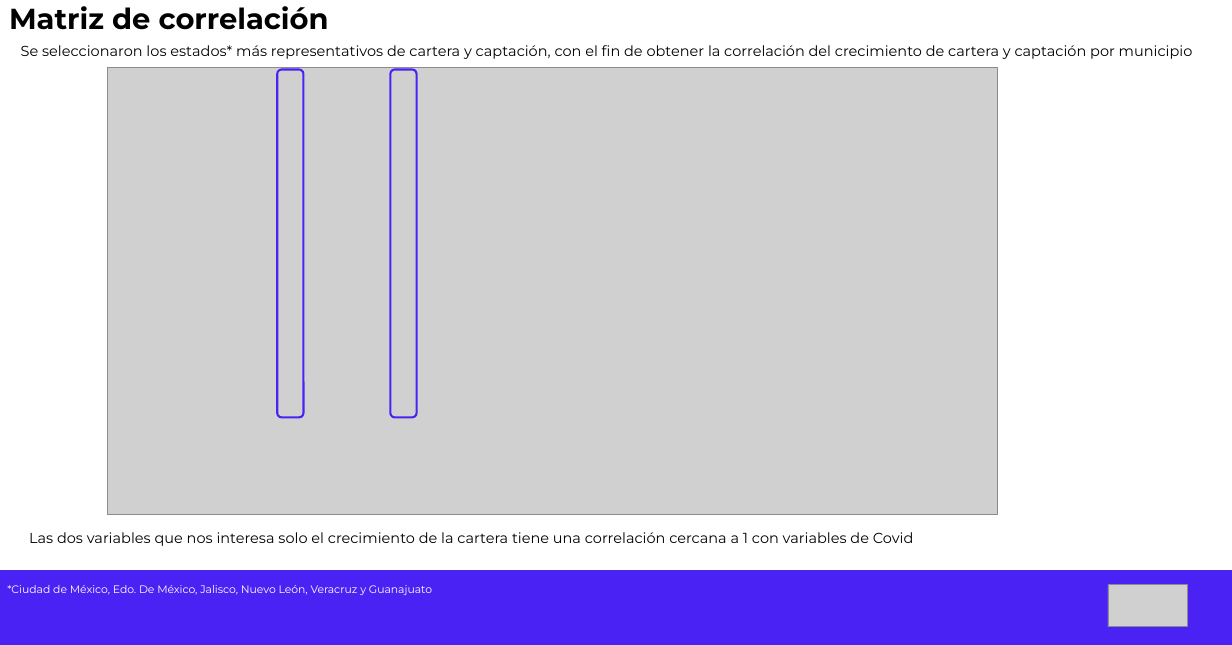
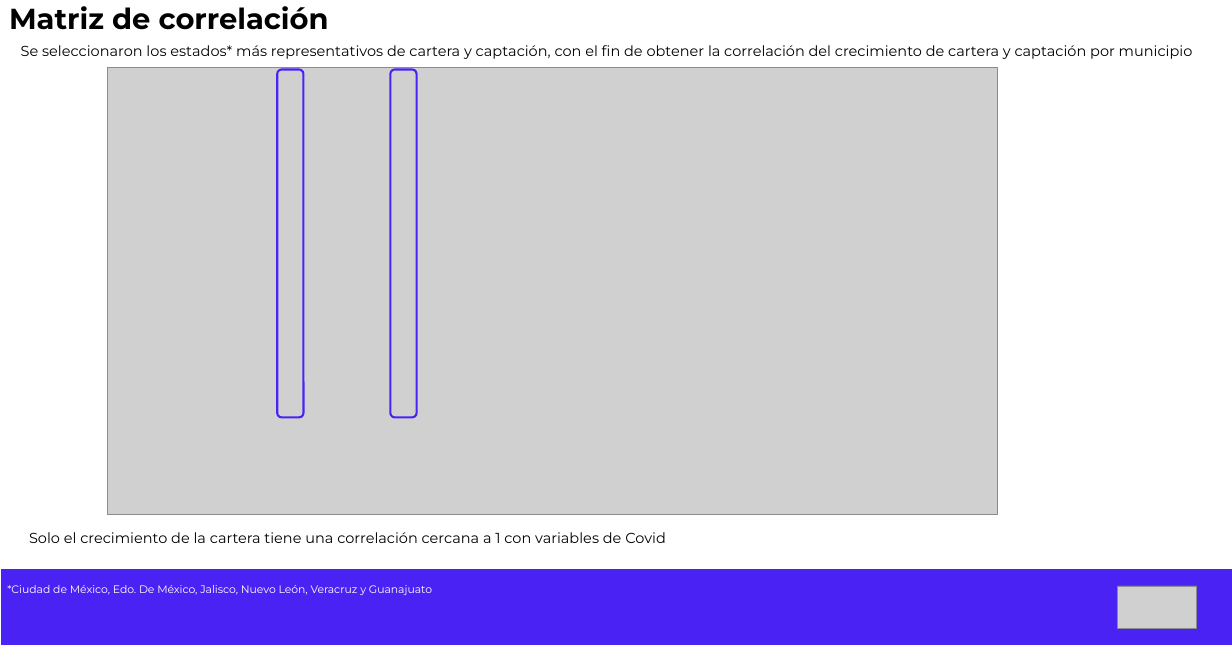
Before and after one commit to saulopez27/Impacto_banca_mexicana_covid, a slide deck: slide 8 of Impacto Banca mexicana por Covid.pptx. Drawn at 1232x645 pixels with LibreOffice and Linux fonts; fonts in the diff are those of the drawing; grey boxes stand for pictures. Boxes give left, top, right and bottom in pixels: in the first picture for what was removed or moved away, otherwise in the second. Text is boxed around its words. In the diff, an @@ line names an element or a change of style, - is before the commit and + after.

```diff
--- a/Impacto Banca mexicana por Covid.pptx
+++ b/Impacto Banca mexicana por Covid.pptx
@@ text at [29,532,666,543]: text changed @@
-Las dos variables que nos interesa solo el crecimiento de la cartera tiene una correlación cercana a 1 con variables de Covid
+Solo el crecimiento de la cartera tiene una correlación cercana a 1 con variables de Covid
@@ picture: place and size @@
-picture at [1108,585,1187,627]
+picture at [1117,586,1196,628]
```
Also in this commit, not shown: 16 other slides changed.
